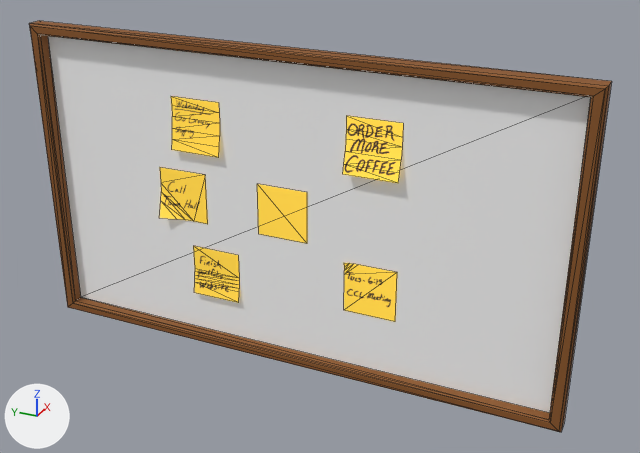
Two versions of the glTF model perpetualdev-portfolio/public/models/corkboard.glb, one commit apart.
The view is the same before and after, from a 50 mm lens placed at (8.99, -12.61, 23.57), pointed at (27.74, -4.17, 14.19). Arrows for +X, +Y and +Z are at lower left; the lights stay in place. Mesh edges are drawn as thin lines. Where no turn or scale is listed for an object, it has been applied to the vertices.

Objects in the first picture: 'Corkboard', 'Postit.001', 'Postit.002', 'Postit.003', 'Postit.004', 'Postit.005', 'Postit.006'.
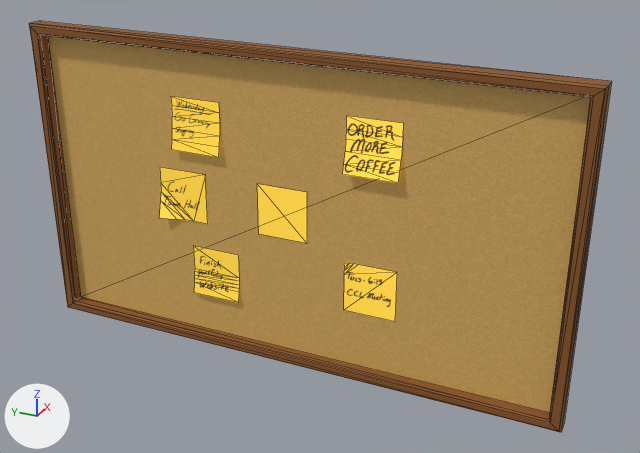
The newer file is also turned or shifted as a whole; pictures and numbers use the older file's frame.

Boxes [x1, y1, x2, y2] around the edits, measured in the pictures (640 x 453 px):
'Corkboard', surface changed (grey to brown): [37, 33, 593, 417] in both

The change in detail:
Picture 'CorkboardTexture' (img_corkboardtexture) is new.
In material 'Cork' (mat_cork), base_color is no longer (1.0, 1.0, 1.0), white #ffffff.
In material 'Cork' (mat_cork), texture is now set to img_corkboardtexture.
